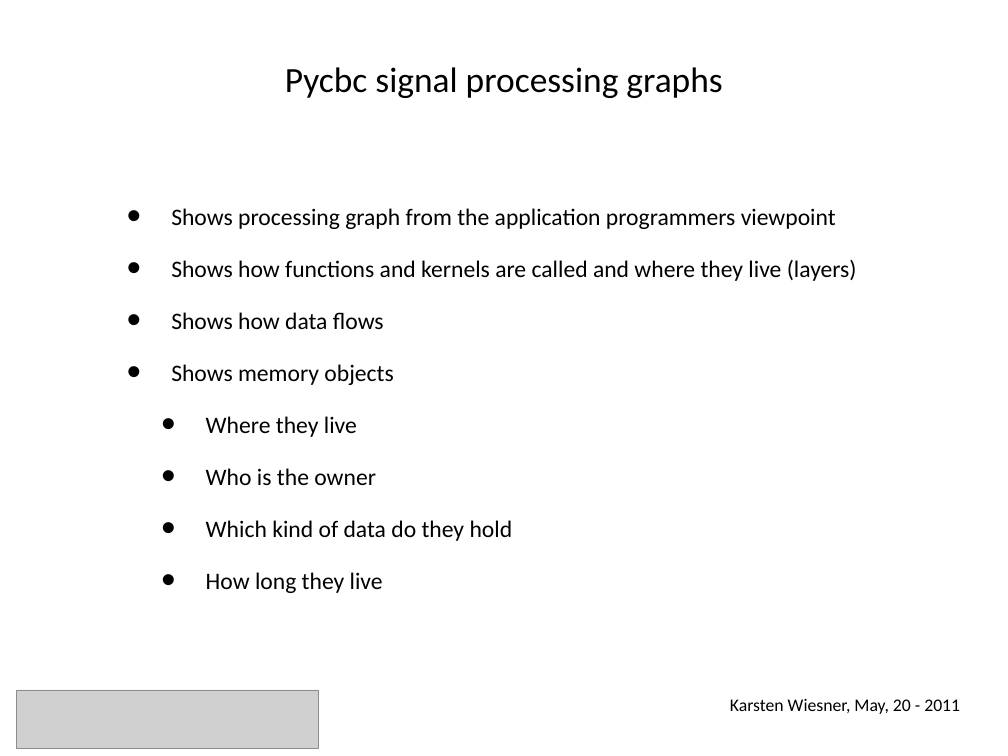
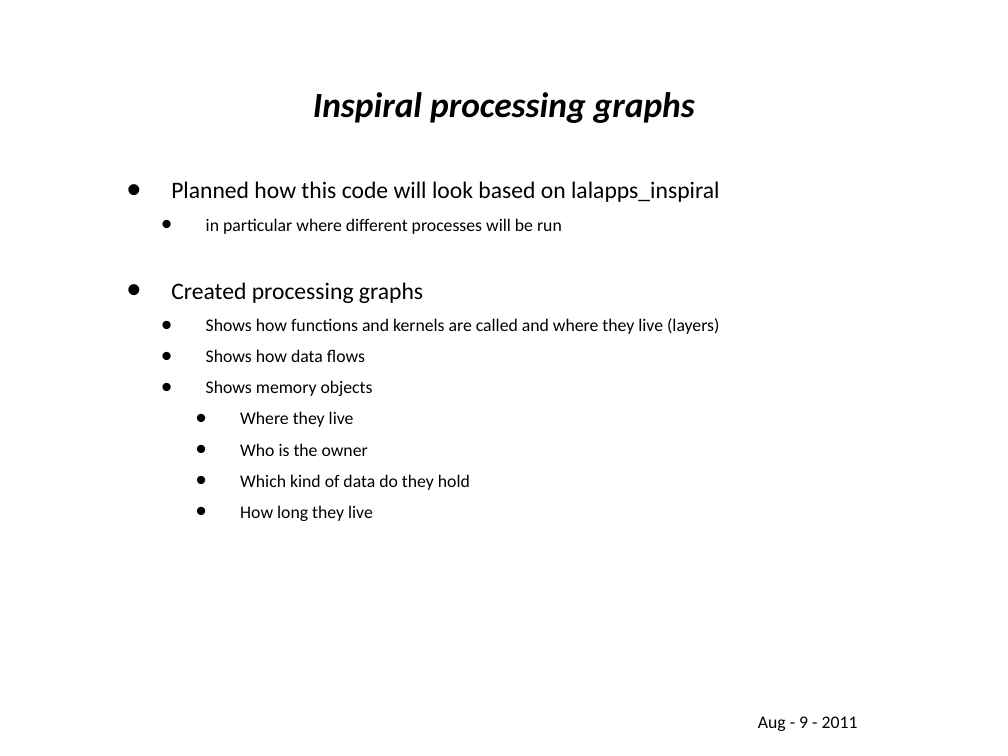
Before and after one commit to gwastro/pycbc, a slide deck: slide 6 of doc/Pycbc-Refactoring-GPU-inspiral.ppt (slide 8 before the commit). Drawn at 1008x756 pixels with LibreOffice and Linux fonts; fonts in the diff are those of the drawing; grey boxes stand for pictures; background and template pictures are left out. Boxes give left, top, right and bottom in pixels: in the first picture for what was removed or moved away, otherwise in the second. Text is boxed around its words. In the diff, an @@ line names an element or a change of style, - is before the commit and + after.

Commit message:
updated pycbc slides - release version for CBC presentation at 9th Aug 2011

```diff
--- a/doc/Pycbc-Refactoring-GPU-inspiral.ppt
+++ b/doc/Pycbc-Refactoring-GPU-inspiral.ppt
@@ title at (313,92,695,123): text changed; bold on; italic on @@
-Pycbc signal processing graphs
+Inspiral processing graphs
@@ text "Planned how this code will ...": place and size @@
-text "Planned how this code will ..." at (171,208,857,593)
+text "Planned how this code will ..." at (171,181,720,521)
@@ text "Planned how this code will ..." at (171,181,720,521): vertical alignment middle to top @@
@@ text at (171,181,720,303): text changed @@
-• Shows processing graph from the application programmers viewpoint
+• Planned how this code will look based on lalapps_inspiral
+  • in particular where different processes will be run
+• Created processing graphs
@@ text at (206,318,719,521): size 24 to 18 pt in "Shows how functions and kernels are called ...", "Shows how data flows", "Shows memory objects", "Where they live" and 3 more places; list level 1 to 2 in "Shows how functions and kernels ..."; list level 1 to 2 in "Shows how data flows"; list level 1 to 2 in "Shows memory objects"; list level 2 to 3 in "Where they live"; list level 2 to 3 in "Who is the owner"; list level 2 to 3 in "Which kind of data do ..."; list level 2 to 3 in "How long they live" @@
@@ picture removed at (17,690,318,748) @@
@@ text removed at (730,699,960,714) @@
-Karsten Wiesner, May, 20 - 2011
@@ text added at (758,716,858,731), 18 pt, text #000000 @@
+Aug - 9 - 2011
```
Also in this commit, not shown: 10 other slides changed, 2 slides added, 4 slides removed, 2 other files.
